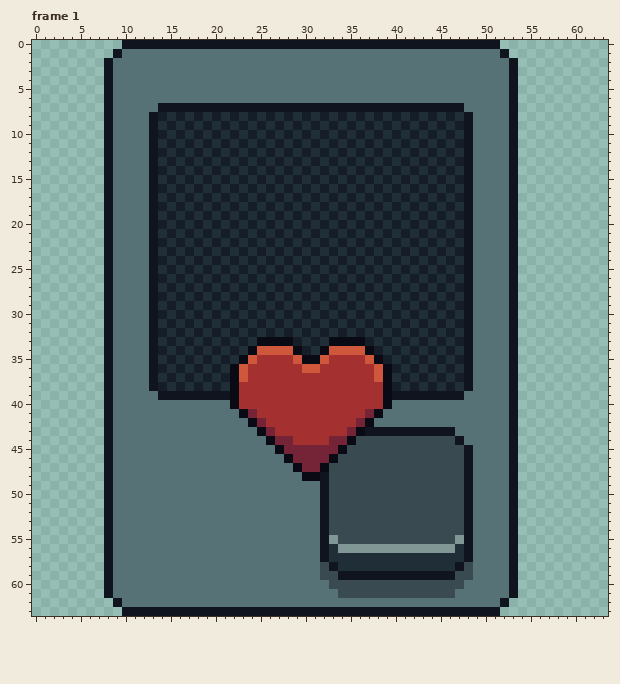
Two versions of one pixel-art file, Assets/Cards/Sprites/Placeholder.aseprite. Above, as it was before the edit.
64x64 pixels, 8 frames. Shown: frame 1. The commit also changed other frames, which this record leaves out.
The result:
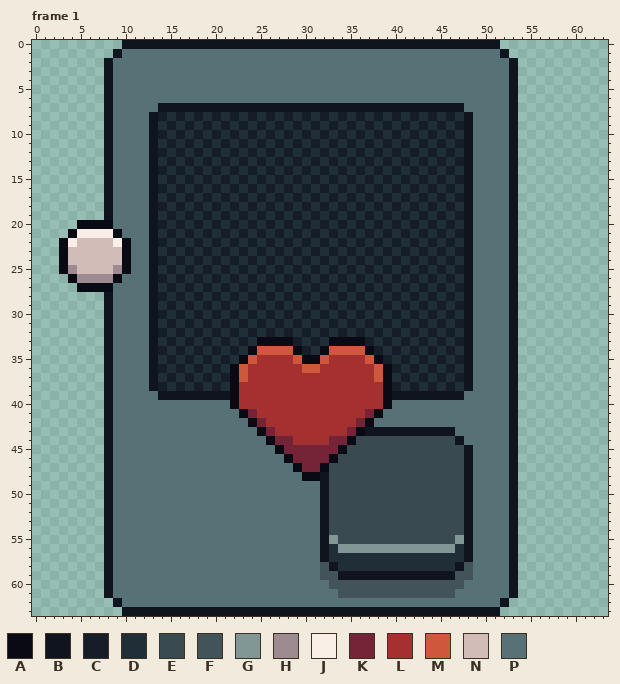
Palette (. is transparent): A #090a14  B #10141f  C #151d28  D #202e37  E #394a50  F #425459  G #819796  H #9e8b92  J #faefe6  K #752438  L #a53030  M #cf573c  N #d1bcb8  P #577277
From the commit log: Cards can now have a single spell
Difference:
layer "Shadow" opacity 30% added
layer "Passives" added
--- frame 1, layers "Passives", "Right Spell"
@@ x 1..12 @@
 19 .......BPPPP
-20 .......BPPPP
-21 .......BPPPP
-22 .......BPPPP
-23 .......BPPPP
-24 .......BPPPP
-25 .......BPPPP
-26 .......BPPPP
-27 .......BPPPP
+20 ....AAAAPPPP
+21 ...AJJJJAPPP
+22 ..AJNNNNJAPP
+23 ..ANNNNNNAPP
+24 ..ANNNNNNAPP
+25 ..AHNNNNHAPP
+26 ...AHHHHAPPP
+27 ....AAAAPPPP
 28 .......BPPPP
@@ x 30..50 @@
 57 PPBDDDDDDDDDDDDDDDBPP
-58 PPEBDDDDDDDDDDDDDBEPP
-59 PPEEBBBBBBBBBBBBBEEPP
-60 PPPEEEEEEEEEEEEEEEPPP
-61 PPPPEEEEEEEEEEEEEPPPP
+58 PPFBDDDDDDDDDDDDDBFPP
+59 PPFFBBBBBBBBBBBBBFFPP
+60 PPPFFFFFFFFFFFFFFFPPP
+61 PPPPFFFFFFFFFFFFFPPPP
 62 PPPPPPPPPPPPPPPPPPPPP
Where, in picture pixels (left, top, right, bottom), the same in both pictures:
changed: (59, 220, 131, 292)
changed: (320, 562, 473, 598)
